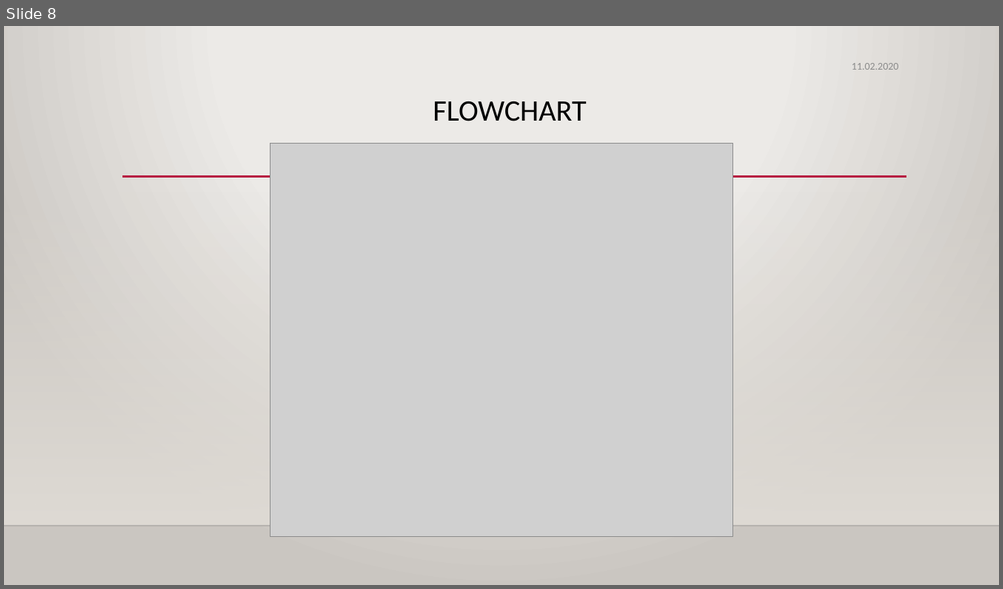
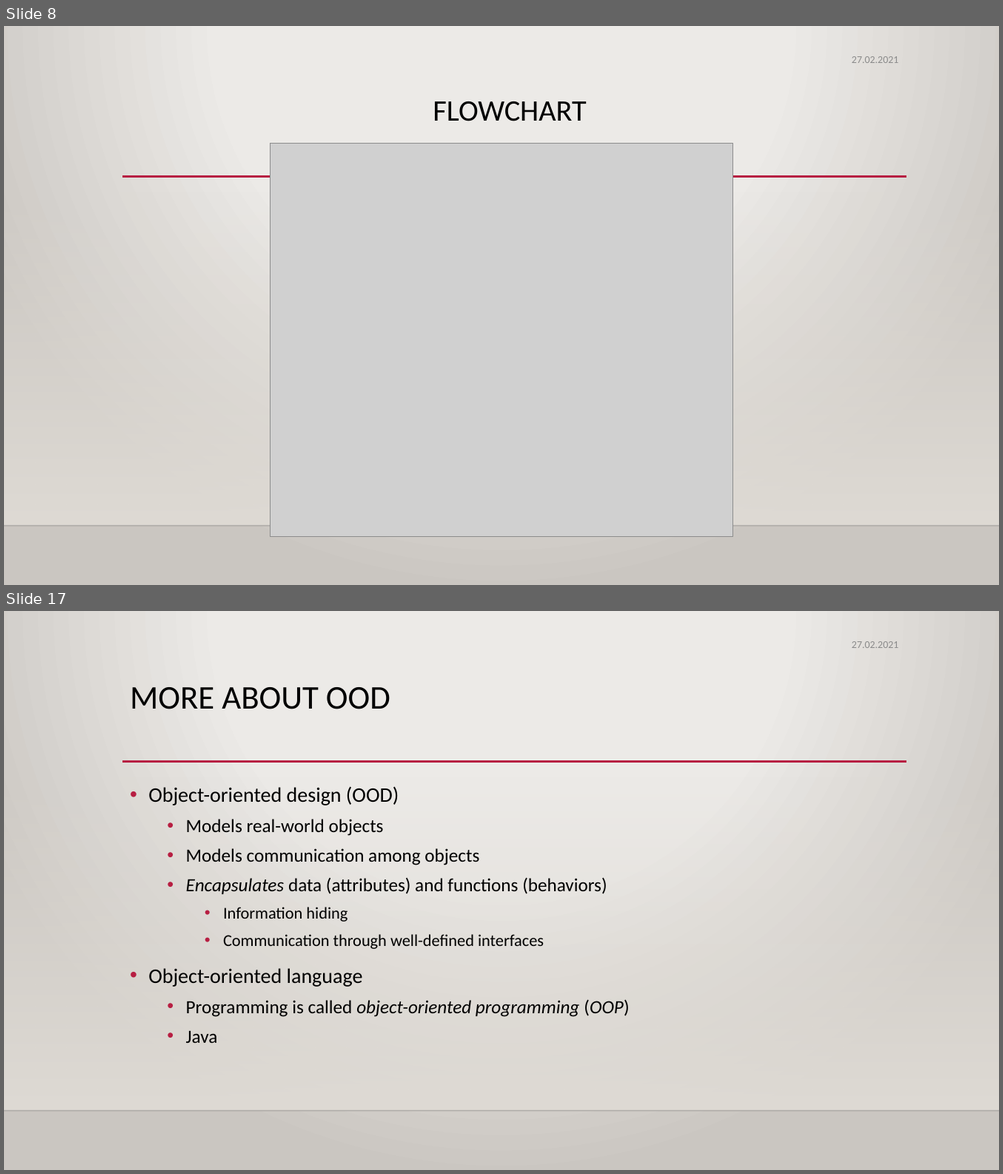
Before and after one commit to Tuyji/Medipol_OOP_2021, a slide deck: w1/w1_OOP_2021.pptx. Shown one above the other, each under a label of ours: slide 8 before the commit, slides 8 and 17 after it; the slides between them are not shown. The pictures are 1003x589 and 1003x1174 pixels, drawn with LibreOffice and Linux fonts; fonts in the diff are those of the drawing; grey boxes stand for pictures; background and template pictures are left out. Boxes give left, top, right and bottom in pixels: in the first picture for what was removed or moved away, otherwise in the second. Text is boxed around its words. In the diff, an @@ line names an element or a change of style, - is before the commit and + after.

```diff
--- a/w1/w1_OOP_2021.pptx
+++ b/w1/w1_OOP_2021.pptx
@@ slide 17 added at (x1=4, y1=611, x2=999, y2=1170), background gradient #ECEAE7 to #CAC7C1; not listed: 3 template elements that a slide beside it also shows @@
@@ text added at (x1=851, y1=641, x2=899, y2=648), 10 pt, text #8C8C8C @@
+27.02.2021
@@ title added at (x1=130, y1=687, x2=390, y2=709), 32 pt, text #000000 @@
+MORE ABOUT OOD
@@ text added at (x1=148, y1=786, x2=629, y2=1043), 18 pt, text #000000 @@
+• Object-oriented design (OOD)
+  • Models real-world objects
+  • Models communication among objects
+  • Encapsulates data (attributes) and functions (behaviors)
+    • Information hiding
+    • Communication through well-defined interfaces
+• Object-oriented language
+  • Programming is called object-oriented programming (OOP)
+  • Java
@@ slide 8 changed as well @@
@@ text at (x1=851, y1=56, x2=899, y2=63): text changed @@
-11.02.2020
+27.02.2021
```
Also in this commit, not shown: 9 other slides changed, 8 other slides added, 11 other files.
